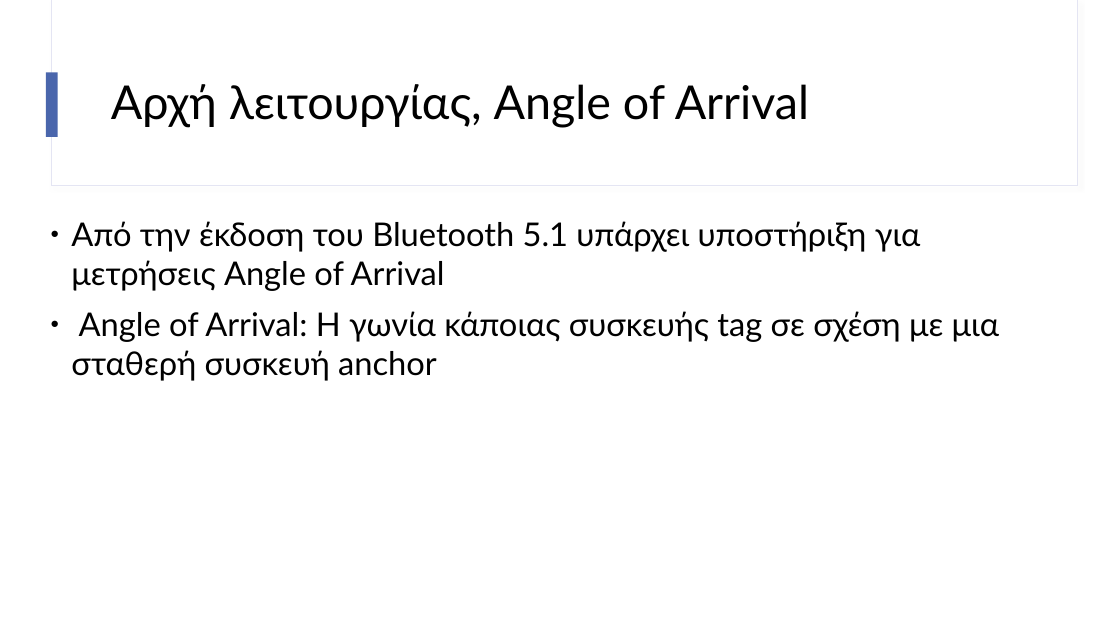
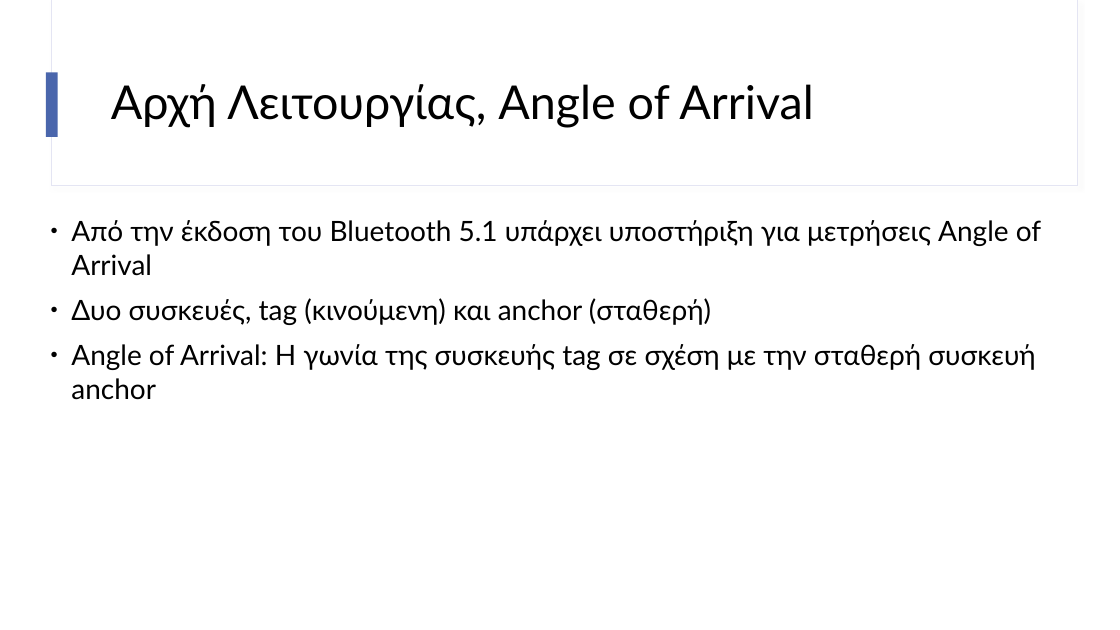
Before and after one commit to imanthoc/thesis, a slide deck: slide 3 of report/powerpoint/my_parousiasi.odp (slide 4 before the commit). Drawn at 1120x630 pixels with LibreOffice and Linux fonts; fonts in the diff are those of the drawing. Boxes give left, top, right and bottom in pixels: in the first picture for what was removed or moved away, otherwise in the second. Text is boxed around its words. In the diff, an @@ line names an element or a change of style, - is before the commit and + after.

```diff
--- a/report/powerpoint/my_parousiasi.odp
+++ b/report/powerpoint/my_parousiasi.odp
@@ title at bbox=[111, 84, 813, 128]: text changed @@
-Αρχή λειτουργίας, Angle of Arrival
+Αρχή Λειτουργίας, Angle of Arrival
@@ text at bbox=[71, 220, 1041, 276]: size 28 to 24 pt in "Από την έκδοση του Bluetooth 5.1 υπάρχει ..." @@
@@ text at bbox=[71, 298, 1035, 400]: text changed; size 28 to 24 pt @@
-● Angle of Arrival: Η γωνία κάποιας συσκευής tag σε σχέση με μια σταθερή συσκευή anchor
+● Δυο συσκευές, tag (κινούμενη) και anchor (σταθερή)
+● Angle of Arrival: Η γωνία της συσκευής tag σε σχέση με την σταθερή συσκευή anchor
```
Also in this commit, not shown: 27 other slides changed, 5 slides removed, 4 other files.
